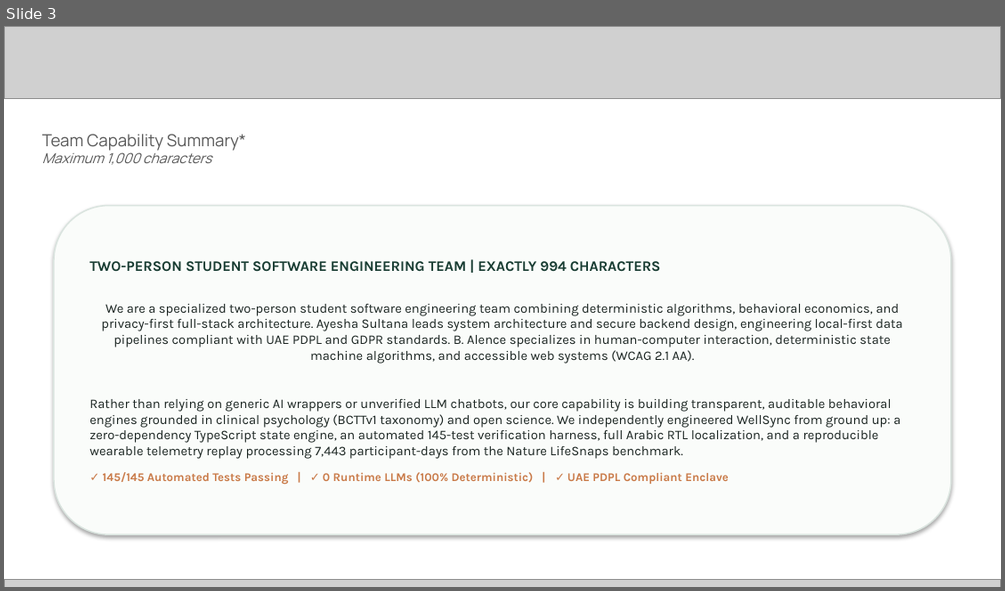
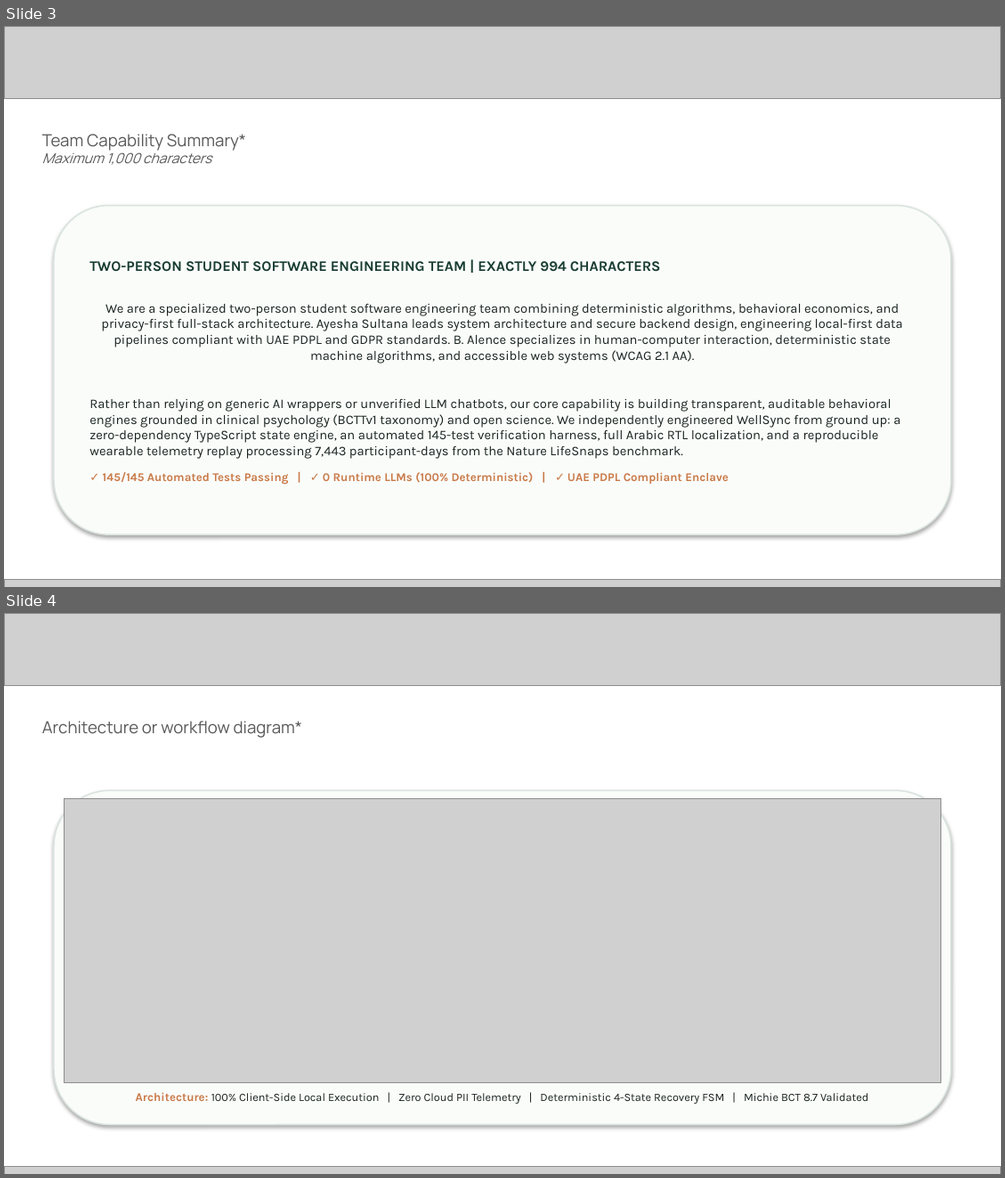
Before and after one commit to misterA-2406/well-sync, a slide deck: docs/WellSync_Future_Health_Submission_Pitch_Deck.pptx. Shown one above the other, each under a label of ours: slide 3 before the commit, slides 3 and 4 after it. The pictures are 1005x591 and 1005x1178 pixels, drawn with LibreOffice and Linux fonts; fonts in the diff are those of the drawing; grey boxes stand for pictures. Boxes give left, top, right and bottom in pixels: in the first picture for what was removed or moved away, otherwise in the second. Text is boxed around its words. In the diff, an @@ line names an element or a change of style, - is before the commit and + after.

Commit message:
feat(deck): embed high-res visual system architecture diagram on Slide 4

```diff
--- a/docs/WellSync_Future_Health_Submission_Pitch_Deck.pptx
+++ b/docs/WellSync_Future_Health_Submission_Pitch_Deck.pptx
@@ slide 4 added at [4,613,1001,1174], background #FFFFFF @@
@@ picture added at [4,613,1001,686] @@
@@ text added at [42,721,302,738], 12 pt, text #595959 @@
+Architecture or workflow diagram*
@@ rounded rectangle added at [54,790,951,1125], fill #FAFCFA, outline #DAE4DF 1 pt @@
@@ picture added at [64,798,941,1083] @@
@@ text added at [136,1092,868,1103], 8.2 pt, text #1A2421 @@
+Architecture: 100% Client-Side Local Execution | Zero Cloud PII Telemetry | Deterministic 4-State Recovery FSM | Michie BCT 8.7 Validated
@@ picture added at [4,1167,1001,1174] @@
```
Also in this commit, not shown: 1 slide removed, 4 other files.
